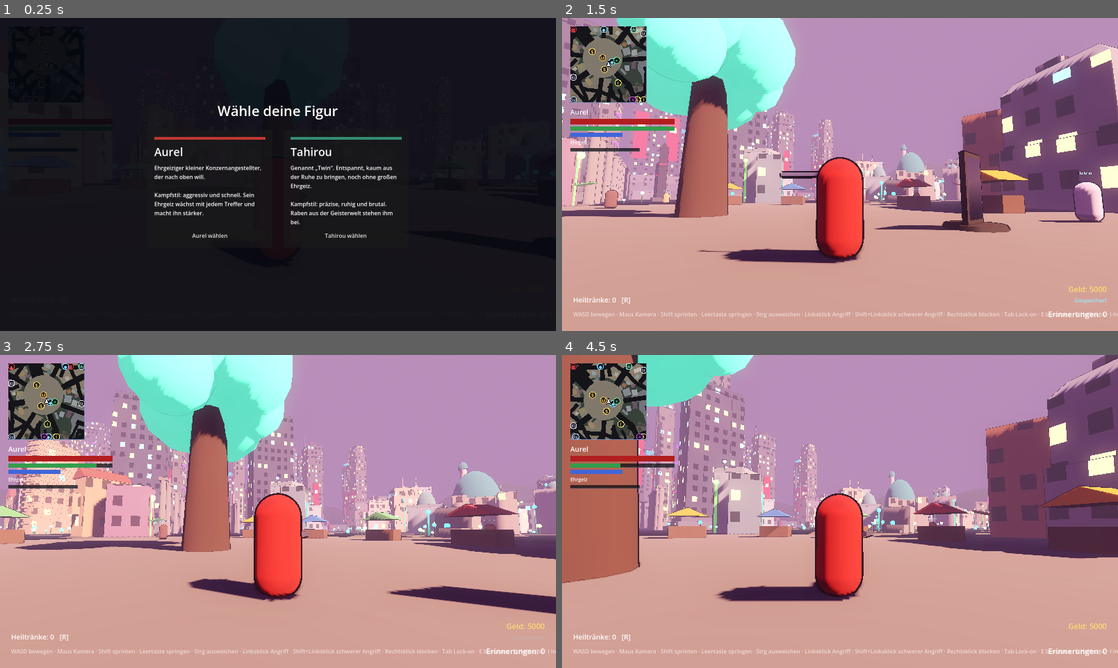
Above: before the commit, frames 1-4 (two rows, left to right).
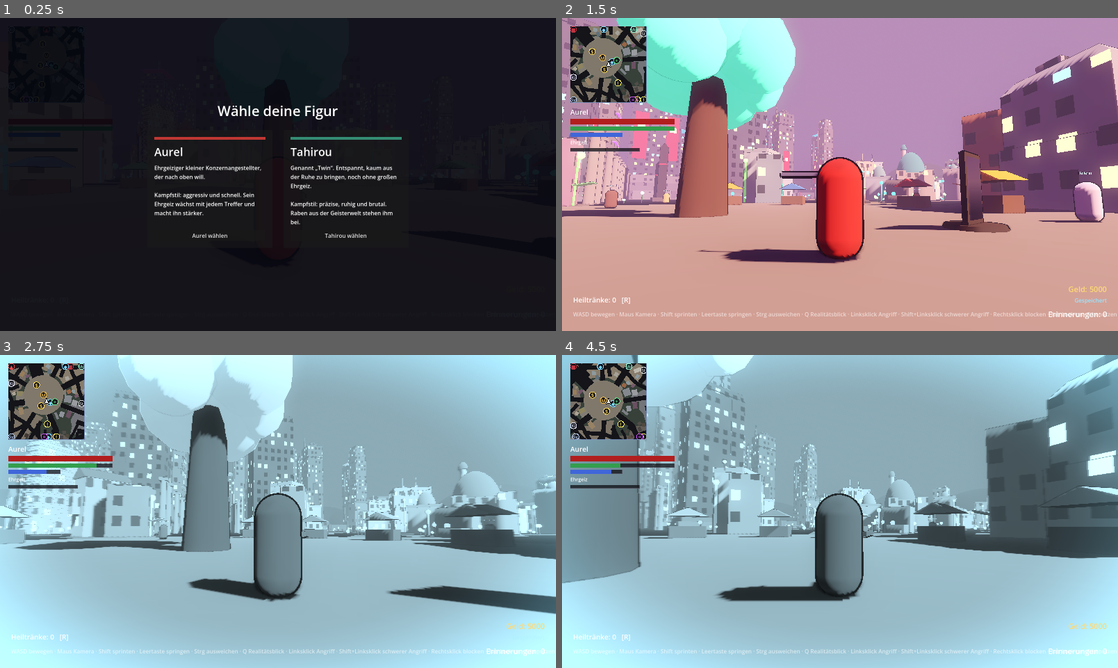
Above: after the commit, the same moments.

Repository: Aurelvonwatzdorf/nr1
Game: Godot game, scene res://scenes/levels/santo_santiago.tscn
Two runs of this game, one before a commit and one after it. Both use one fixed random seed, a clock stepped at 60 frames per second and the inputs below.
Inputs (mouse positions are in pixels of both pictures, inside the frame that each line leads up to):
- Up to frame 1 (0.25 s): no input
- Up to frame 2 (1.5 s): click "Aurel wählen" at 0.5 s; tap Enter at 1.25 s; move the mouse to (867, 174) at 1.27 s; hold W (move_forward) from 1.28 s (still down); hold Right mouse button (block) from 1.28 s (still down); click (867, 174) at 1.42 s
- Up to frame 3 (2.75 s): keep holding W (move_forward); tap Space (jump) at 1.52, 2.27 s; tap Q (reality_sight) at 1.55, 2.1 s; move the mouse to (250, 511) at 2.02 s; release Right mouse button (block) at 2.03 s; click (250, 511) at 2.17 s; tap Shift (sprint) at 2.3 s
- Up to frame 4 (4.5 s): keep holding W (move_forward); move the mouse to (851, 505) at 2.77 s; hold Shift (sprint) 2.78-3.53 s; click (851, 505) at 2.92 s; right-click (851, 505) at 3.05 s; move the mouse to (834, 517) at 3.52 s; click (834, 517) at 3.6 s; tap Space (jump) at 3.77 s; tap Q (reality_sight) at 3.8 s; move the mouse to (878, 514) at 4.27 s; hold Right mouse button (block) from 4.28 s (still down); click (878, 514) at 4.42 s

The runs differ from the first frame. In frame 2, 0.3% of the frame differs, in the area x 43-100%, y 94-96%; in frame 3, 93%; in frame 4, 94%, in the area x 0-100%, y 0-100%.

Commit message:
M7.1: reality sight (Q) costs focus, screen effect, objects that exist only in the true world or the illusion
Co-Authored-By: Claude Opus 5.5 <noreply@anthropic.com>
Claude-Session: https://claude.ai/code/session_01RjnwZ2TtYogGPE8DCJukRJ

Diff:
--- /dev/null
+++ b/game/assets/materials/reality_sight.gdshader
@@ -0,0 +1,22 @@
+shader_type canvas_item;
+// Realitätsblick: Die Welt verliert ihre Farbe, Ränder flimmern bläulich,
+// leichte Farbverschiebung wie ein Riss im Bild.
+
+uniform sampler2D screen_texture : hint_screen_texture, filter_linear;
+uniform float strength : hint_range(0.0, 1.0) = 0.0;
+uniform vec3 tint : source_color = vec3(0.45, 0.85, 1.0);
+
+void fragment() {
+	vec2 uv = SCREEN_UV;
+	vec2 offset = (uv - 0.5) * 0.006 * strength;
+	vec3 color;
+	color.r = texture(screen_texture, uv + offset).r;
+	color.g = texture(screen_texture, uv).g;
+	color.b = texture(screen_texture, uv - offset).b;
+	float gray = dot(color, vec3(0.299, 0.587, 0.114));
+	vec3 truth = mix(vec3(gray), tint * gray * 1.4, 0.35);
+	float edge = smoothstep(0.35, 0.75, length(uv - 0.5));
+	float pulse = 0.5 + 0.5 * sin(TIME * 3.0);
+	truth += tint * edge * (0.25 + 0.15 * pulse);
+	COLOR = vec4(mix(color, truth, strength), 1.0);
+}
--- a/game/scenes/ui/game_ui.tscn
+++ b/game/scenes/ui/game_ui.tscn
@@ -8,8 +8,12 @@
 [ext_resource type="PackedScene" path="res://scenes/ui/world_map_menu.tscn" id="6_map"]
 [ext_resource type="PackedScene" path="res://scenes/ui/pause_menu.tscn" id="7_pause"]
 [ext_resource type="PackedScene" path="res://scenes/ui/character_select_menu.tscn" id="8_select"]
+[ext_resource type="Script" path="res://scripts/ui/reality_sight_overlay.gd" id="9_sight"]
 
 [node name="GameUI" type="Node"]
+
+[node name="RealitySightOverlay" type="CanvasLayer" parent="."]
+script = ExtResource("9_sight")
 
 [node name="HUD" parent="." instance=ExtResource("1_hud")]
 
--- a/game/scenes/ui/hud.tscn
+++ b/game/scenes/ui/hud.tscn
@@ -107,7 +107,7 @@
 offset_bottom = -24.0
 grow_vertical = 0
 theme_override_colors/font_color = Color(1, 1, 1, 0.6)
-text = "WASD bewegen · Maus Kamera · Shift sprinten · Leertaste springen · Strg ausweichen · Linksklick Angriff · Shift+Linksklick schwerer Angriff · Rechtsklick blocken · Tab Lock-on · E benutzen · R Heiltrank · I Inventar · K Fähigkeiten · M Karte · Esc Menü"
+text = "WASD bewegen · Maus Kamera · Shift sprinten · Leertaste springen · Strg ausweichen · Q Realitätsblick · Linksklick Angriff · Shift+Linksklick schwerer Angriff · Rechtsklick blocken · Tab Lock-on · E benutzen · R Heiltrank · I Inventar · K Fähigkeiten · M Karte · Esc Menü"
 
 [node name="PauseLabel" type="Label" parent="."]
 unique_name_in_owner = true
--- a/game/scripts/characters/character_data.gd
+++ b/game/scripts/characters/character_data.gd
@@ -15,6 +15,8 @@
 @export var max_focus: float = 50.0
 @export var stamina_regen_per_second: float = 35.0
 @export var stamina_regen_delay: float = 0.8
+## Fokus kommt langsam von selbst zurück (pro Sekunde).
+@export var focus_regen_per_second: float = 1.5
 ## Leben regeneriert sich, wenn man so lange keinen Schaden genommen hat (Sekunden).
 @export var health_regen_delay: float = 10.0
 ## Leben pro Sekunde während der Regeneration (in Schritten, einmal pro Sekunde).
@@ -38,6 +40,11 @@
 ## Unverwundbar von … bis … Sekunden nach Rollbeginn (I-Frames).
 @export var dodge_iframe_start: float = 0.05
 @export var dodge_iframe_end: float = 0.35
+
+@export_group("Realitätsblick")
+## Fokus-Kosten und Dauer des Realitätsblicks (Taste Q).
+@export var reality_sight_cost: float = 15.0
+@export var reality_sight_duration: float = 5.0
 
 @export_group("Treffer")
 ## Wie lange die Figur nach einem Treffer taumelt.
--- a/game/scripts/player/player.gd
+++ b/game/scripts/player/player.gd
@@ -37,6 +37,8 @@
 var _execution_targets: Array[Enemy] = []
 ## Zeit bis zum nächsten möglichen Schuss.
 var _fire_cooldown_left: float = 0.0
+## Restzeit des Realitätsblicks (0 = aus).
+var reality_sight_left: float = 0.0
 ## Schon in der Luft nachgesprungen? (Doppelsprung mit Cyberbeinen.)
 var _air_jump_used: bool = false
 
@@ -69,6 +71,12 @@
 	if is_input_enabled() and Input.is_action_just_pressed(&"call_spirit") and get_ravens():
 		call_raven_swarm()
 	_fire_cooldown_left = maxf(_fire_cooldown_left - delta, 0.0)
+	if is_input_enabled() and Input.is_action_just_pressed(&"reality_sight"):
+		start_reality_sight()
+	if reality_sight_left > 0.0:
+		reality_sight_left -= delta
+		if reality_sight_left <= 0.0:
+			_set_reality_sight(false)
 	if is_input_enabled() and Input.is_action_just_pressed(&"fire"):
 		fire_firearm()
 	if is_input_enabled() and Input.is_action_just_pressed(&"heal"):
@@ -250,6 +258,28 @@
 ## Tempo-Faktor aus den Stats (Schnelligkeit) und Implantaten.
 func get_speed_multiplier() -> float:
 	return GameState.stats.get_speed_multiplier() + GameState.inventory.get_permanent_bonus(&"bonus_speed")
+
+
+## Realitätsblick (Q): kostet Fokus und zeigt kurz die wahre Welt.
+## Gibt false zurück, wenn der Fokus nicht reicht oder er schon läuft.
+func start_reality_sight() -> bool:
+	if reality_sight_left > 0.0:
+		return false
+	if not focus.try_spend(character_data.reality_sight_cost):
+		EventBus.message_requested.emit("Zu wenig Fokus für den Realitätsblick")
+		return false
+	reality_sight_left = character_data.reality_sight_duration
+	_set_reality_sight(true)
+	return true
+
+
+func _set_reality_sight(active: bool) -> void:
+	if not active:
+		reality_sight_left = 0.0
+	if GameState.reality_sight_active == active:
+		return
+	GameState.reality_sight_active = active
+	EventBus.reality_sight_changed.emit(active)
 
 
 ## Ausgerüstete Nahkampfwaffe (oder null = Grundwaffe der Figur).
@@ -328,6 +358,7 @@
 func _apply_character_data() -> void:
 	var data := character_data
 	stamina.regen_delay = data.stamina_regen_delay
+	focus.regen_per_second = data.focus_regen_per_second
 	health.regen_delay = data.health_regen_delay
 	health.regen_per_second = data.health_regen_per_second
 	_apply_stats(true)
@@ -358,6 +389,7 @@
 func respawn(at: Transform3D) -> void:
 	global_transform = at
 	velocity = Vector3.ZERO
+	_set_reality_sight(false)
 	damage_buff = 0.0
 	damage_buff_time_left = 0.0
 	health.revive()
--- /dev/null
+++ b/game/scripts/realms/reality_layer_object.gd
@@ -0,0 +1,39 @@
+class_name RealityLayerObject
+extends Node3D
+## Etwas, das nur in einer Ebene existiert: entweder nur in der wahren Welt
+## (sichtbar und begehbar nur mit Realitätsblick, z. B. versteckte Wege, Risse)
+## oder nur in der Illusion (verschwindet beim Realitätsblick, z. B. falsche Wände).
+## Einfach als Elternknoten um Meshes und Kollisionen legen.
+
+enum Layer {
+	TRUE_WORLD, ## nur mit Realitätsblick da
+	ILLUSION, ## nur ohne Realitätsblick da
+}
+
+@export var exists_in: Layer = Layer.TRUE_WORLD
+
+var _collision_layers: Dictionary[CollisionObject3D, int] = {}
+
+
+func _ready() -> void:
+	add_to_group(&"reality_layer_objects")
+	for node in find_children("*", "CollisionObject3D", true, false):
+		var body := node as CollisionObject3D
+		_collision_layers[body] = body.collision_layer
+	EventBus.reality_sight_changed.connect(_apply)
+	_apply(GameState.reality_sight_active)
+
+
+## Ist das Ding gerade da (sichtbar und anfassbar)?
+func is_present() -> bool:
+	return visible
+
+
+func _apply(sight_active: bool) -> void:
+	var present := sight_active == (exists_in == Layer.TRUE_WORLD)
+	visible = present
+	for body in _collision_layers:
+		if is_instance_valid(body):
+			body.collision_layer = _collision_layers[body] if present else 0
+			if body is Area3D:
+				(body as Area3D).set_deferred(&"monitorable", present)
--- a/game/scripts/systems/event_bus.gd
+++ b/game/scripts/systems/event_bus.gd
@@ -63,3 +63,6 @@
 
 ## Wegpunkt auf der Karte gesetzt oder gelöscht.
 signal map_waypoint_changed
+
+## Realitätsblick (Q) an oder aus.
+signal reality_sight_changed(active: bool)
--- a/game/scripts/systems/game_state.gd
+++ b/game/scripts/systems/game_state.gd
@@ -59,6 +59,9 @@
 
 ## Inventar (Tränke, Artefakte).
 var inventory: Inventory = Inventory.new()
+## Ist gerade der Realitätsblick an? (Setzt die Spielfigur.)
+var reality_sight_active: bool = false
+
 ## Wegpunkt auf der Karte (wie ein Navi). Wird nicht gespeichert.
 var has_map_waypoint: bool = false
 var map_waypoint: Vector2 = Vector2.ZERO
--- /dev/null
+++ b/game/scripts/ui/reality_sight_overlay.gd
@@ -0,0 +1,36 @@
+class_name RealitySightOverlay
+extends CanvasLayer
+## Bildschirm-Effekt des Realitätsblicks (liegt unter dem HUD).
+
+const FADE_TIME := 0.35
+
+var _rect: ColorRect
+var _material: ShaderMaterial
+var _tween: Tween
+
+
+func _ready() -> void:
+	layer = 1
+	_material = ShaderMaterial.new()
+	_material.shader = preload("res://assets/materials/reality_sight.gdshader")
+	_material.set_shader_parameter(&"strength", 0.0)
+	_rect = ColorRect.new()
+	_rect.material = _material
+	_rect.mouse_filter = Control.MOUSE_FILTER_IGNORE
+	_rect.set_anchors_preset(Control.PRESET_FULL_RECT)
+	add_child(_rect)
+	visible = false
+	EventBus.reality_sight_changed.connect(_on_reality_sight_changed)
+
+
+func _on_reality_sight_changed(active: bool) -> void:
+	if _tween and _tween.is_valid():
+		_tween.kill()
+	if active:
+		visible = true
+	var start: float = _material.get_shader_parameter(&"strength") if _material.get_shader_parameter(&"strength") != null else 0.0
+	_tween = create_tween()
+	_tween.tween_method(func(value: float) -> void: _material.set_shader_parameter(&"strength", value),
+		start, 1.0 if active else 0.0, FADE_TIME)
+	if not active:
+		_tween.tween_callback(func() -> void: visible = false)
--- a/game/tests/smoke_test.gd
+++ b/game/tests/smoke_test.gd
@@ -85,6 +85,33 @@
 	var low := player.stamina.current
 	await _frames(120)
 	_check(player.stamina.current > low, "Ausdauer regeneriert sich")
+
+	# Realitätsblick (Q): kostet Fokus, zeigt Dinge der wahren Welt
+	var hidden_path := RealityLayerObject.new()
+	var path_body := StaticBody3D.new()
+	path_body.collision_layer = PhysicsLayers.WORLD
+	hidden_path.add_child(path_body)
+	hidden_path.position = Vector3(30.0, 0.0, 30.0)
+	arena.add_child(hidden_path)
+	var false_wall := RealityLayerObject.new()
+	false_wall.exists_in = RealityLayerObject.Layer.ILLUSION
+	false_wall.position = Vector3(32.0, 0.0, 30.0)
+	arena.add_child(false_wall)
+	_check(not hidden_path.is_present() and path_body.collision_layer == 0 and false_wall.is_present(), "Ohne Realitätsblick: versteckter Weg fehlt, Illusion steht")
+	player.focus.refill()
+	var focus_before := player.focus.current
+	await _tap(&"reality_sight")
+	var overlay: RealitySightOverlay = arena.get_node("GameUI/RealitySightOverlay")
+	_check(GameState.reality_sight_active and player.focus.current < focus_before - 14.0, "Q: Realitätsblick kostet 15 Fokus")
+	_check(hidden_path.is_present() and path_body.collision_layer == PhysicsLayers.WORLD and not false_wall.is_present(), "Mit Realitätsblick: Weg da und begehbar, Illusion weg")
+	_check(overlay.visible, "Bildschirm zeigt die wahre Welt")
+	await _frames(int(player.character_data.reality_sight_duration * 60.0) + 10)
+	_check(not GameState.reality_sight_active and not hidden_path.is_present() and false_wall.is_present(), "Nach 5 Sekunden endet der Blick")
+	player.focus.remove(player.focus.current)
+	_check(not player.start_reality_sight() and not GameState.reality_sight_active, "Ohne Fokus kein Realitätsblick")
+	player.focus.refill()
+	hidden_path.queue_free()
+	false_wall.queue_free()
 
 	# Springen (Leertaste)
 	await _frames(40)
Not shown, added: game/assets/materials/reality_sight.gdshader.uid
Not shown, added: game/scripts/realms/reality_layer_object.gd.uid
Not shown, added: game/scripts/ui/reality_sight_overlay.gd.uid
Not shown, changed: CLAUDE.md
Not shown, changed: README.md
